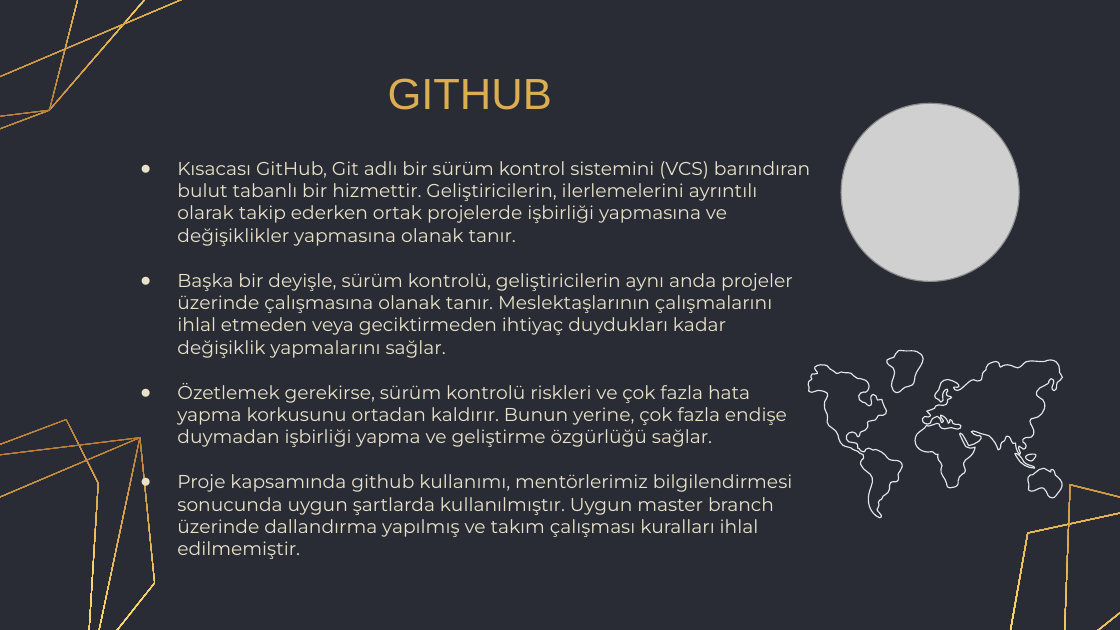
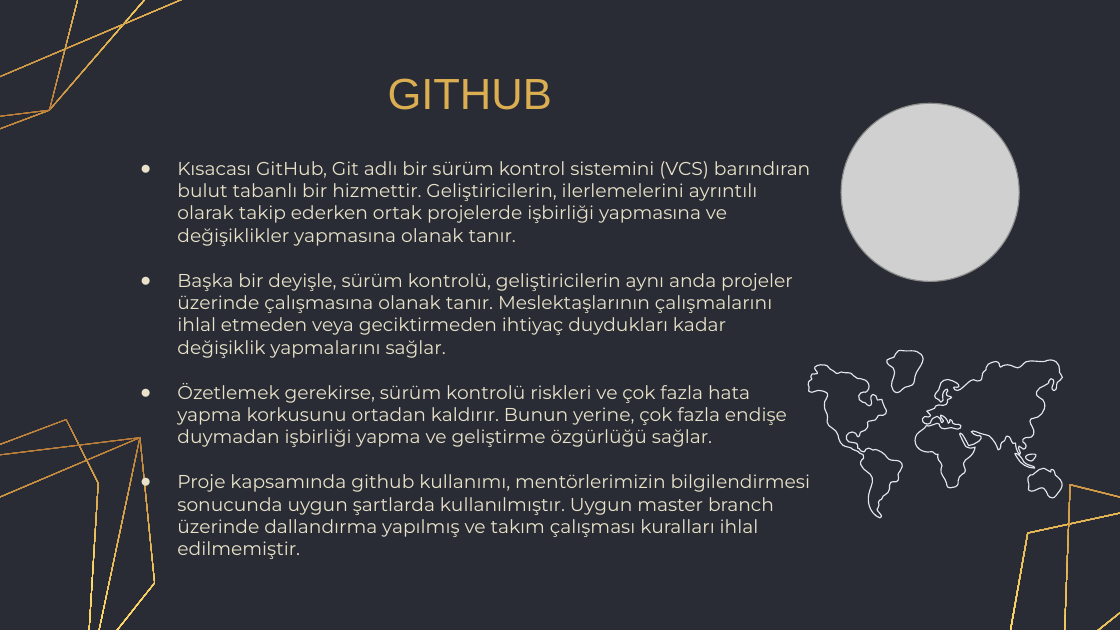
Before and after one commit to cmlblbn/Emlak_Yorumlari.com, a slide deck: slide 33 of Project_presentation/Project_presentation.pptx. Drawn at 1120x630 pixels with LibreOffice and Linux fonts; fonts in the diff are those of the drawing; grey boxes stand for pictures. Boxes give left, top, right and bottom in pixels: in the first picture for what was removed or moved away, otherwise in the second. Text is boxed around its words. In the diff, an @@ line names an element or a change of style, - is before the commit and + after.

```diff
--- a/Project_presentation/Project_presentation.pptx
+++ b/Project_presentation/Project_presentation.pptx
@@ text at (177, 474, 811, 559): text changed @@
-● Proje kapsamında github kullanımı, mentörlerimiz bilgilendirmesi sonucunda uygun şartlarda kullanılmıştır. Uygun master branch üzerinde dallandırma yapılmış ve takım çalışması kuralları ihlal edilmemiştir.
+● Proje kapsamında github kullanımı, mentörlerimizin bilgilendirmesi sonucunda uygun şartlarda kullanılmıştır. Uygun master branch üzerinde dallandırma yapılmış ve takım çalışması kuralları ihlal edilmemiştir.
```
Also in this commit, not shown: 11 other slides changed.
